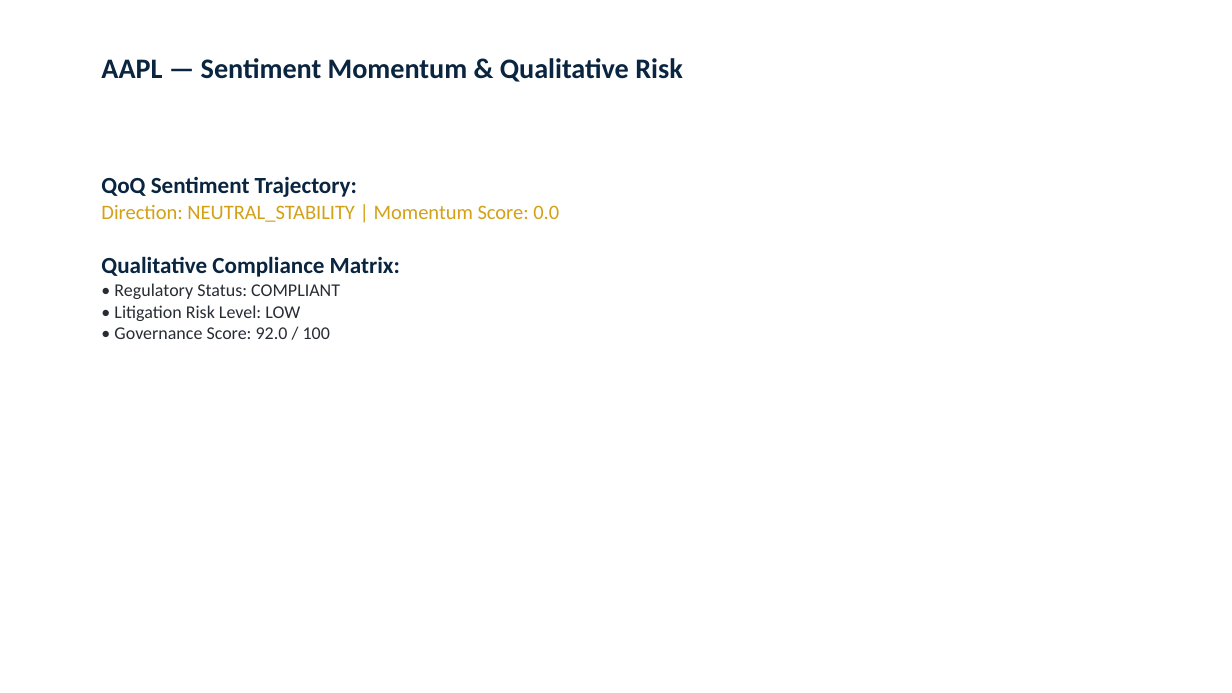
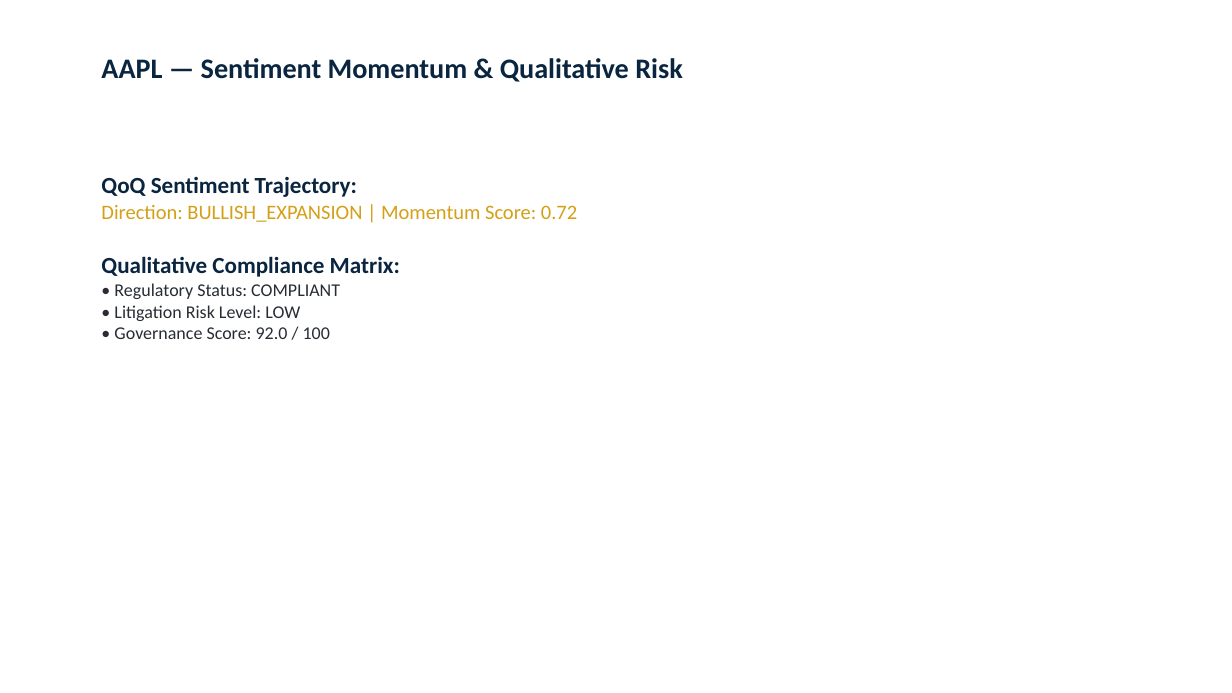
Before and after one commit to rhythem27/Aether, a slide deck: slide 4 of exports/pitchbooks/AAPL_Institutional_Pitchbook.pptx. Drawn at 1232x693 pixels with LibreOffice and Linux fonts; fonts in the diff are those of the drawing. Boxes give left, top, right and bottom in pixels: in the first picture for what was removed or moved away, otherwise in the second. Text is boxed around its words. In the diff, an @@ line names an element or a change of style, - is before the commit and + after.

```diff
--- a/exports/pitchbooks/AAPL_Institutional_Pitchbook.pptx
+++ b/exports/pitchbooks/AAPL_Institutional_Pitchbook.pptx
@@ text at (101,205,577,222): text changed @@
-Direction: NEUTRAL_STABILITY | Momentum Score: 0.0
+Direction: BULLISH_EXPANSION | Momentum Score: 0.72
```
Also in this commit, not shown: 4 other slides changed, 10 other files.
